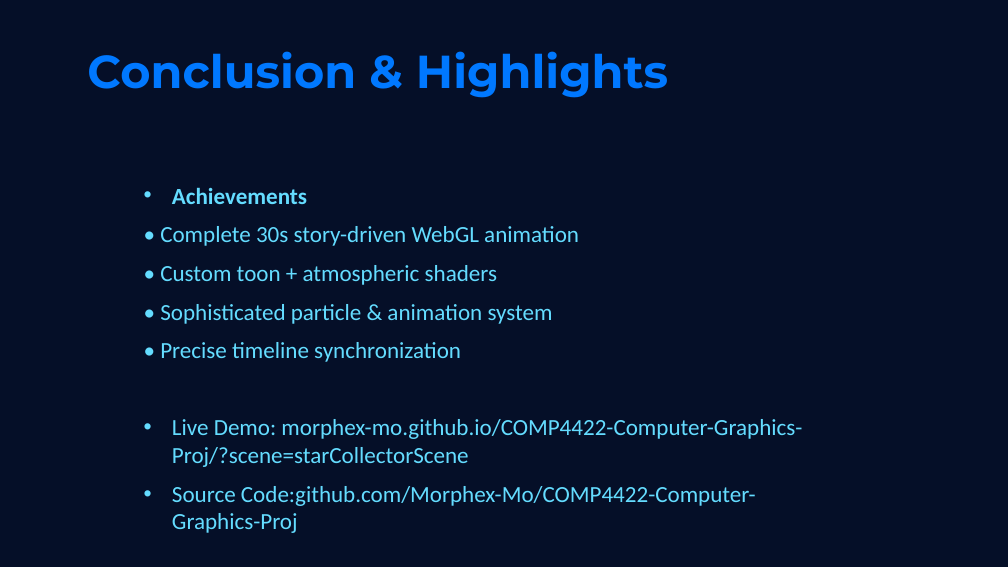
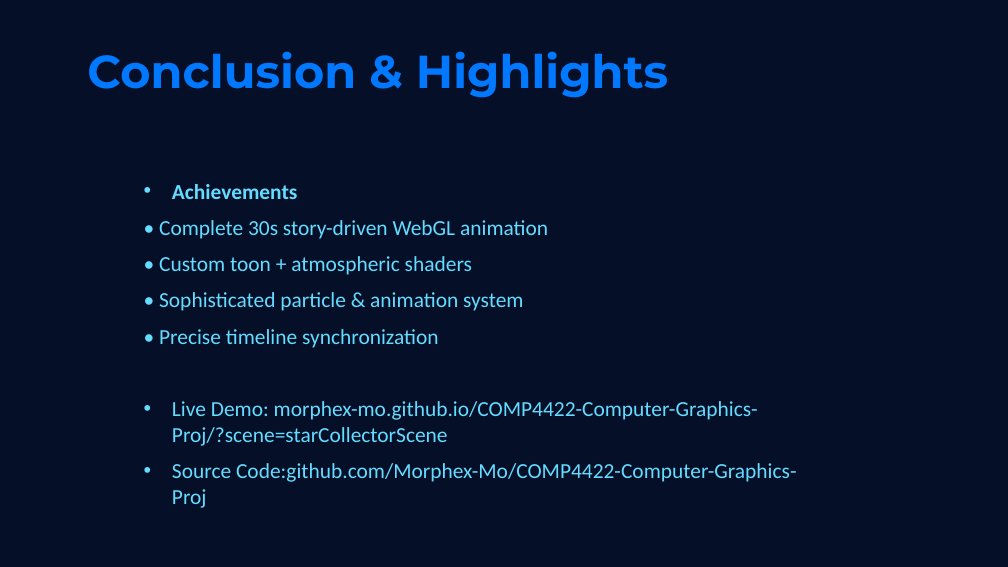
Before and after one commit to Morphex-Mo/COMP4422-Computer-Graphics-Proj, a slide deck: slide 14 of Star_Collector_Presentation_Perfect_16pages.pptx. Drawn at 1008x567 pixels with LibreOffice and Linux fonts; fonts in the diff are those of the drawing. Boxes give left, top, right and bottom in pixels: in the first picture for what was removed or moved away, otherwise in the second. Text is boxed around its words. In the diff, an @@ line names an element or a change of style, - is before the commit and + after.

```diff
--- a/Star_Collector_Presentation_Perfect_16pages.pptx
+++ b/Star_Collector_Presentation_Perfect_16pages.pptx
@@ text "Achievements" at (159, 184, 797, 508): size 22 to 20.4 pt @@
```
Also in this commit, not shown: 6 other slides changed.
